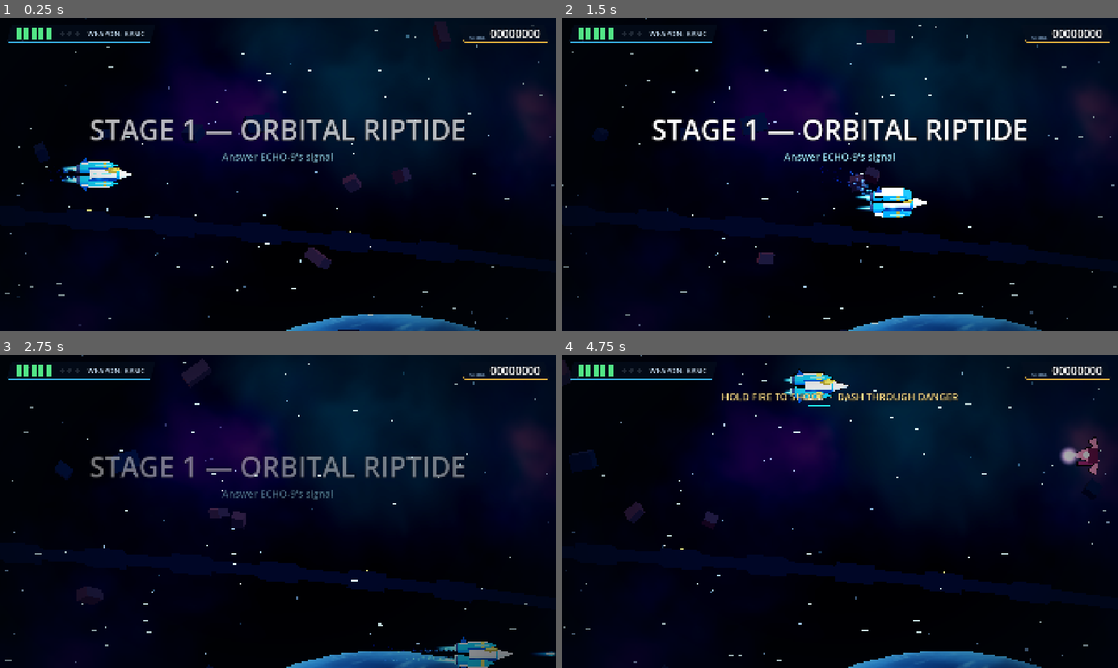
Above: before the commit, frames 1-4 (two rows, left to right).
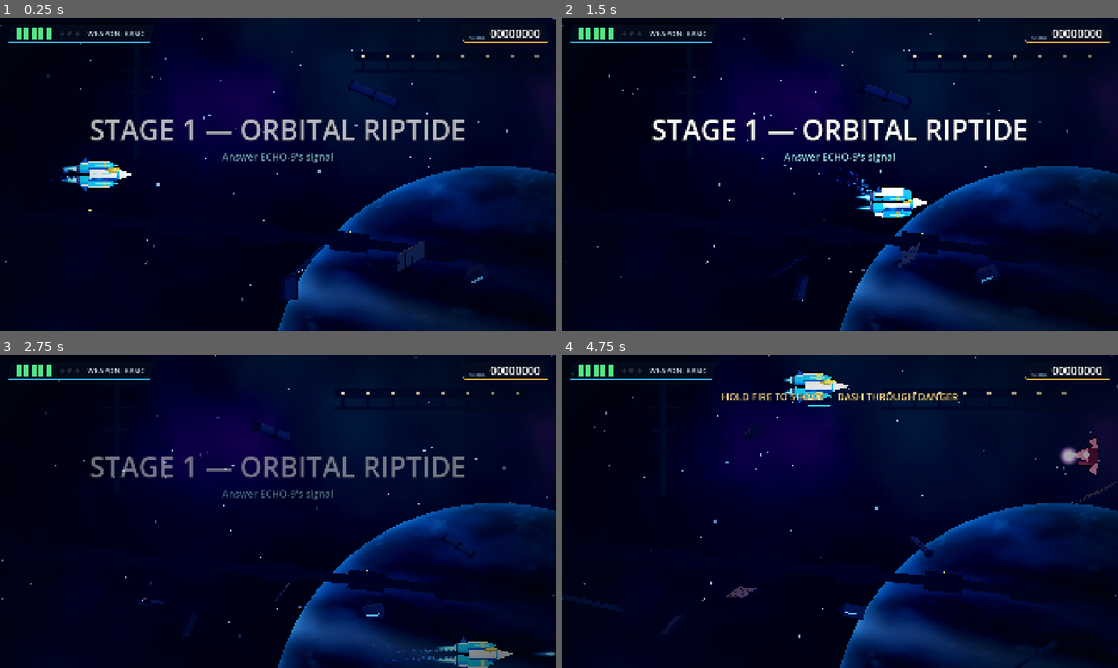
Above: after the commit, the same moments.

Repository: NikolasKorakidis/Mecha-Techa-Soldier
Game: Godot game, scene res://main/main.tscn
Same seed, same stepped clock (60 frames per second), same inputs: the game is played once before the commit and once after it.
Inputs (mouse positions are in pixels of both pictures, inside the frame that each line leads up to):
- Up to frame 1 (0.25 s): no input
- Up to frame 2 (1.5 s): tap Enter at 0.5 s; move the mouse to (962, 158) at 0.52 s; hold D (move_right) 0.53-1.28 s; tap K (dash) at 0.6 s; click (962, 158) at 0.67 s; tap Space (jump) at 0.77 s; move the mouse to (728, 190) at 1.27 s; hold S (move_down) from 1.28 s (still down); tap L (echo) at 1.35 s
- Up to frame 3 (2.75 s): tap Space (jump) at 1.52 s; move the mouse to (333, 442) at 2.02 s; release S (move_down) at 2.03 s; hold D (move_right) from 2.03 s (still down); hold J (fire) from 2.03 s (still down)
- Up to frame 4 (4.75 s): move the mouse to (812, 574) at 2.77 s; release D (move_right) at 2.78 s; release J (fire) at 2.78 s; hold W (move_up) 2.78-3.53 s; tap I (special) at 2.85 s; click (812, 574) at 2.92 s; tap Space (jump) at 3.02, 3.77, 4.52 s; move the mouse to (1006, 558) at 3.52 s; hold A (move_left) from 3.53 s (still down); tap 1 at 3.6 s; move the mouse to (673, 464) at 4.27 s; tap 8 at 4.35 s

The runs differ from the first frame. In frame 1, 16% of the frame differs, in the area x 0-100%, y 0-100%; in frame 2, 16%; in frame 3, 15%; in frame 4, 16%.

Commit message:
Visual pass step 4: five-layer space backdrop and planet anchor
- SpaceBackdrop rebuilt as named parallax layers, each at its own speed:
  distant stars, nebula, orbital structure silhouettes (ring, antenna
  mast, rail gantry, broken station), recognizable midground wreckage
  (panels, truss beams, solar fins, pipes, hull chunks) with slow
  rotation, and rare foreground silhouettes along the top/bottom edges
  plus sparse fast dust
- planet repositioned as a lower-right anchor with terminator, broad
  cloud bands, atmospheric rim and halo; kept dim so gameplay dominates
- authored background moments: solar array pass, orbital support,
  station light chase, distant blasts (visual only)
- toggle_layer() for the visual test room (F1-F5); stage palettes tint
  structures and wreckage; standalone starfield folded into the backdrop

Co-Authored-By: Claude Opus 5.5 <noreply@anthropic.com>
Claude-Session: https://claude.ai/code/session_01PVvv6XH9MFznwUdwK1tWZd

Diff:
--- a/art/shaders/gas_giant.gdshader
+++ b/art/shaders/gas_giant.gdshader
@@ -11,6 +11,9 @@
 uniform vec3 atmosphere : source_color = vec3(0.45, 0.85, 1.0);
 uniform vec3 light_direction = vec3(-0.55, 0.65, 0.55);
 uniform float rotation_speed = 0.004;
+uniform vec3 cloud_color : source_color = vec3(0.7, 0.88, 1.0);
+uniform float cloud_strength = 0.35;
+uniform vec3 night_color : source_color = vec3(0.01, 0.02, 0.06);
 
 varying vec3 object_normal;
 
@@ -27,8 +30,16 @@
 	vec3 col = mix(band_dark, band_mid, bands);
 	col = mix(col, band_light, smoothstep(0.62, 0.95, fbm(vec2(lon * 5.0, lat * 16.0))) * 0.7);
 
+	// Two broad, slowly drifting cloud bands.
+	float cloud_noise = fbm(vec2(lon * 3.0 + TIME * 0.01, lat * 5.0));
+	float bands_mask = smoothstep(0.12, 0.0, abs(lat - 0.28 + cloud_noise * 0.08))
+			+ smoothstep(0.08, 0.0, abs(lat + 0.12 + cloud_noise * 0.06)) * 0.7;
+	col = mix(col, cloud_color, clamp(bands_mask, 0.0, 1.0) * cloud_strength);
+
 	float diffuse = clamp(dot(NORMAL, normalize(light_direction)), 0.0, 1.0);
+	float terminator = smoothstep(0.0, 0.35, diffuse);
 	float fresnel = pow(1.0 - clamp(dot(NORMAL, VIEW), 0.0, 1.0), 3.0);
-	col = col * (0.12 + 0.88 * diffuse) + atmosphere * fresnel * (0.25 + 0.75 * diffuse);
+	col = mix(night_color, col * (0.3 + 0.5 * diffuse), terminator);
+	col += atmosphere * fresnel * (0.12 + 0.5 * diffuse);
 	ALBEDO = col;
 }
--- a/levels/foundry_descent/foundry_descent.tscn
+++ b/levels/foundry_descent/foundry_descent.tscn
@@ -16,12 +16,14 @@
 nebula_violet = Color(0.26, 0.05, 0.12, 1)
 nebula_warm = Color(0.95, 0.45, 0.15, 1)
 nebula_scroll = 0.012
-planet_band_dark = Color(0.3, 0.07, 0.05, 1)
-planet_band_mid = Color(0.72, 0.28, 0.1, 1)
-planet_band_light = Color(1, 0.62, 0.3, 1)
-planet_atmosphere = Color(1, 0.55, 0.25, 1)
-planet_radius = 30.0
-planet_position = Vector3(0, -38.5, -60)
+planet_band_dark = Color(0.18, 0.04, 0.03, 1)
+planet_band_mid = Color(0.45, 0.15, 0.06, 1)
+planet_band_light = Color(0.7, 0.36, 0.14, 1)
+planet_atmosphere = Color(1, 0.5, 0.22, 1)
+structure_color = Color(0.09, 0.03, 0.05, 1)
+planet_radius = 26.0
+planet_position = Vector3(4, -31, -60)
+planet_cloud = Color(1, 0.75, 0.45, 1)
 show_ring = false
 debris_tint = Color(0.16, 0.07, 0.08, 1)
 debris_speed_range = Vector2(4, 9)
--- a/levels/shared/space_backdrop.gd
+++ b/levels/shared/space_backdrop.gd
@@ -1,50 +1,108 @@
 @tool
 class_name SpaceBackdrop
 extends Node3D
-## Orbital Riptide backdrop in parallax layers (far → near):
-## nebula (drifts), gas giant (near-static), Kharon Ring arc (slow), wreckage (fast).
-## Purely visual; nothing here collides or drives gameplay timing.
+## Space environment in five parallax layers (far → near), each scrolling at its own speed:
+##   1 Distant stars   2 Nebula   3 Orbital structures   4 Midground wreckage   5 Foreground
+## plus the planet as the compositional anchor and a few authored background moments.
+## Purely visual: nothing here collides, spawns gameplay, or reads gameplay timing.
 
 const NEBULA_SHADER := preload("res://art/shaders/nebula.gdshader")
 const PLANET_SHADER := preload("res://art/shaders/gas_giant.gdshader")
+const LAYER_NAMES: Array[String] = ["L1_DistantStars", "L2_Nebula", "L3_Structures", "L4_Wreckage", "L5_Foreground"]
+const WRAP_X := 26.0
 
 @export_group("Palette")
-@export var nebula_deep: Color = Color(0.012, 0.035, 0.07)
-@export var nebula_teal: Color = Color(0.03, 0.2, 0.26)
-@export var nebula_violet: Color = Color(0.16, 0.07, 0.26)
-@export var nebula_warm: Color = Color(0.5, 0.22, 0.12)
-@export var nebula_scroll: float = 0.006
-@export var planet_band_dark: Color = Color(0.05, 0.13, 0.36)
-@export var planet_band_mid: Color = Color(0.12, 0.32, 0.66)
-@export var planet_band_light: Color = Color(0.36, 0.64, 0.86)
-@export var planet_atmosphere: Color = Color(0.45, 0.85, 1.0)
-@export var planet_radius: float = 17.0
-@export var planet_position: Vector3 = Vector3(6, -25, -60)
+@export var nebula_deep: Color = Palette.BG_DEEP_NAVY
+@export var nebula_teal: Color = Palette.BG_BLUE.lightened(0.08)
+@export var nebula_violet: Color = Palette.BG_VIOLET
+@export var nebula_warm: Color = Color(0.22, 0.1, 0.2)
+@export var nebula_scroll: float = 0.004
+# Kept dim: the planet anchors the composition but must never outshine gameplay.
+@export var planet_band_dark: Color = Color(0.02, 0.05, 0.15)
+@export var planet_band_mid: Color = Color(0.05, 0.13, 0.32)
+@export var planet_band_light: Color = Color(0.13, 0.28, 0.5)
+@export var planet_atmosphere: Color = Color(0.25, 0.6, 0.9)
+@export var planet_cloud: Color = Color(0.36, 0.5, 0.7)
+@export var planet_radius: float = 13.0
+@export var planet_position: Vector3 = Vector3(12.5, -12.5, -62)
 @export var show_ring: bool = true
-@export var debris_tint: Color = Color("151c2d")
+@export var debris_tint: Color = Color("18203a")
+## Unlit silhouettes of distant structures; tint to the stage's shadow hue.
+@export var structure_color: Color = Color("0d1628")
 
 @export_group("Motion")
-@export var debris_count: int = 10
-@export var debris_speed_range: Vector2 = Vector2(2.5, 6.0)
+@export var debris_count: int = 9
+@export var debris_speed_range: Vector2 = Vector2(2.2, 4.2)
+@export var structure_speed: float = 0.45
+@export var foreground_interval: float = 11.0
 @export var ring_scroll_speed: float = 0.4
-
-var _debris: Array[MeshInstance3D] = []
-var _debris_speeds: PackedFloat32Array = []
-var _debris_spins: PackedVector3Array = []
+## Scripted scenery beats (solar array pass, orbital support, distant blasts, light chase).
+@export var authored_moments: bool = true
+
+var _layers: Array[Node3D] = []
+var _structures: Array[Node3D] = []
+var _wreckage: Array[Node3D] = []
+var _wreck_speeds: PackedFloat32Array = []
+var _wreck_spins: PackedVector3Array = []
+var _foreground: Array[Node3D] = []
 var _ring: Node3D
+var _time: float = 0.0
+var _fg_timer: float = 4.0
+var _fg_index: int = 0
+var _events: Array[Dictionary] = []
+var _chase_lights: Array[StandardMaterial3D] = []
+var _blast_timer: float = 3.0
+var _rng := RandomNumberGenerator.new()
 
 
 func _ready() -> void:
 	ModelKit.clear(self)
-	_debris.clear()
-	_build_nebula()
-	_build_planet()
-	if show_ring:
-		_build_ring()
-	_build_debris()
-
-
-func _build_nebula() -> void:
+	_layers.clear()
+	_structures.clear()
+	_wreckage.clear()
+	_foreground.clear()
+	_chase_lights.clear()
+	_rng.seed = 42
+	for layer_name in LAYER_NAMES:
+		_layers.append(ModelKit.group(self, layer_name))
+	_build_stars(_layers[0])
+	_build_nebula(_layers[1])
+	_build_planet(_layers[1])
+	_build_structures(_layers[2])
+	_build_wreckage(_layers[3])
+	_build_foreground(_layers[4])
+	if authored_moments and not Engine.is_editor_hint():
+		_schedule_moments()
+
+
+## Debug (visual test room): show/hide a layer by index 0..4.
+func toggle_layer(index: int) -> void:
+	if index >= 0 and index < _layers.size():
+		_layers[index].visible = not _layers[index].visible
+
+
+func is_layer_visible(index: int) -> bool:
+	return _layers[index].visible
+
+
+# --- Layer 1: distant stars ---------------------------------------------------------
+
+func _build_stars(layer: Node3D) -> void:
+	var far := Starfield.new()
+	far.star_count = 170
+	far.layer_speeds = PackedFloat32Array([0.25, 0.5, 0.9])
+	far.extents = Vector2(22, 11)
+	far.depth = -70.0
+	far.star_color = Color(0.5, 0.6, 0.8)
+	far.star_size = 0.055
+	far.stretch_by_speed = false
+	far.random_seed = 3
+	layer.add_child(far)
+
+
+# --- Layer 2: nebula + planet -------------------------------------------------------
+
+func _build_nebula(layer: Node3D) -> void:
 	var material := ShaderMaterial.new()
 	material.shader = NEBULA_SHADER
 	material.set_shader_parameter(&"deep_color", nebula_deep)
@@ -52,40 +110,84 @@
 	material.set_shader_parameter(&"violet_color", nebula_violet)
 	material.set_shader_parameter(&"warm_color", nebula_warm)
 	material.set_shader_parameter(&"scroll_speed", nebula_scroll)
-	var nebula := ModelKit.quad(self, Vector2(48, 27), Vector3(0, 0, -80), material)
+	material.set_shader_parameter(&"brightness", 0.9)
+	var nebula := ModelKit.quad(layer, Vector2(52, 30), Vector3(0, 0, -80), material)
 	nebula.name = "Nebula"
 
 
-func _build_planet() -> void:
+func _build_planet(layer: Node3D) -> void:
 	var material := ShaderMaterial.new()
 	material.shader = PLANET_SHADER
 	material.set_shader_parameter(&"band_dark", planet_band_dark)
 	material.set_shader_parameter(&"band_mid", planet_band_mid)
 	material.set_shader_parameter(&"band_light", planet_band_light)
 	material.set_shader_parameter(&"atmosphere", planet_atmosphere)
-	var planet := ModelKit.sphere(self, planet_radius, planet_position, material)
-	planet.name = "GasGiant"
-	planet.rotation_degrees = Vector3(0, 0, -12)
-	(planet.mesh as SphereMesh).radial_segments = 48
-	(planet.mesh as SphereMesh).rings = 24
-
-
-func _build_ring() -> void:
-	# The broken Kharon Ring, far behind the planet and seen almost edge-on: a thin dark
-	# arc with sparse lights. Low contrast on purpose — it is scenery, not terrain.
+	material.set_shader_parameter(&"cloud_color", planet_cloud)
+	material.set_shader_parameter(&"rotation_speed", 0.002)
+	var planet := ModelKit.sphere(layer, planet_radius, planet_position, material)
+	planet.name = "Planet"
+	planet.rotation_degrees = Vector3(0, 0, -14)
+	(planet.mesh as SphereMesh).radial_segments = 64
+	(planet.mesh as SphereMesh).rings = 32
+	# Soft atmospheric halo behind the limb.
+	var halo := ModelKit.quad(layer, Vector2.ONE * planet_radius * 2.5, planet_position + Vector3(0, 0, -1.0),
+			ModelKit.glow(planet_atmosphere, ArtStyle.GLOW_SUBTLE * 0.35))
+	halo.name = "PlanetHalo"
+
+
+# --- Layer 3: orbital structures (dark silhouettes) ---------------------------------
+
+func _silhouette(color: Color = Color(0, 0, 0, 0)) -> StandardMaterial3D:
+	if color.a == 0.0:
+		color = structure_color
+	var m := StandardMaterial3D.new()
+	m.shading_mode = BaseMaterial3D.SHADING_MODE_UNSHADED
+	m.albedo_color = color
+	return m
+
+
+func _build_structures(layer: Node3D) -> void:
+	if show_ring:
+		_build_ring(layer)
+	var dark := _silhouette()
+	var lights := ModelKit.emissive(Color("ff9f4a"), 1.1)
+	# Antenna mast.
+	var mast := ModelKit.group(layer, "AntennaMast", Vector3(-8, 4.5, -45))
+	ModelKit.box(mast, Vector3(0.35, 7.0, 0.3), Vector3.ZERO, dark)
+	for i in 4:
+		ModelKit.box(mast, Vector3(2.2 - i * 0.4, 0.14, 0.3), Vector3(0, 2.8 - i * 1.3, 0), dark)
+	ModelKit.box(mast, Vector3(0.2, 0.2, 0.2), Vector3(0, 3.6, 0.2), lights)
+	_structures.append(mast)
+	# Rail gantry with a lit window strip (also the station-light chase).
+	var rail := ModelKit.group(layer, "RailGantry", Vector3(10, 6.8, -45))
+	ModelKit.box(rail, Vector3(11.0, 0.5, 0.4), Vector3.ZERO, dark)
+	ModelKit.box(rail, Vector3(11.0, 0.18, 0.4), Vector3(0, -0.9, 0), dark)
+	for i in 8:
+		ModelKit.box(rail, Vector3(0.18, 1.0, 0.4), Vector3(-5.0 + i * 1.43, -0.45, 0), dark)
+		var lamp_mat := ModelKit.emissive(Color("ffd08a"), 0.3)
+		_chase_lights.append(lamp_mat)
+		ModelKit.box(rail, Vector3(0.22, 0.22, 0.2), Vector3(-5.0 + i * 1.43, 0.0, 0.3), lamp_mat)
+	_structures.append(rail)
+	# Broken station section.
+	var section := ModelKit.group(layer, "StationSection", Vector3(22, -3.5, -45))
+	ModelKit.box(section, Vector3(4.5, 2.4, 1.0), Vector3.ZERO, dark, Vector3(0, 0, 8))
+	ModelKit.prism(section, Vector3(2.0, 1.5, 1.0), Vector3(2.8, 0.6, 0), dark, Vector3(0, 0, -70))
+	ModelKit.box(section, Vector3(3.0, 0.16, 0.3), Vector3(-0.4, 0.3, 0.55), ModelKit.emissive(Color("6fb8ff"), 0.6))
+	_structures.append(section)
+
+
+func _build_ring(layer: Node3D) -> void:
+	# The broken Kharon Ring, far behind everything and seen almost edge-on.
 	_ring = Node3D.new()
 	_ring.name = "KharonRing"
 	_ring.position = Vector3(4, -13, -75)
 	_ring.rotation_degrees = Vector3(-9, 0, -6)
-	add_child(_ring)
-	# Unlit silhouette so scene lights never pull it forward.
-	var hull := StandardMaterial3D.new()
-	hull.shading_mode = BaseMaterial3D.SHADING_MODE_UNSHADED
-	hull.albedo_color = Color("0e1526")
-	var lights := ModelKit.emissive(Color("ff9f4a"), 1.2)
+	layer.add_child(_ring)
+	var hull := _silhouette(Color("0b1324"))
+	var lights := ModelKit.emissive(Color("ff9f4a"), 1.0)
 	var torus := TorusMesh.new()
 	torus.inner_radius = 58.0
-	torus.outer_radius = 58.7
+	torus.outer_radius = 58.6
 	torus.rings = 160
 	torus.ring_segments = 6
 	var ring_mesh := MeshInstance3D.new()
@@ -94,37 +196,196 @@
 	_ring.add_child(ring_mesh)
 	for i in 72:
 		if i % 11 == 5:
-			continue  # Broken sections.
+			continue
 		var angle := TAU * float(i) / 72.0
-		var pos := Vector3(cos(angle) * 58.35, 0.0, sin(angle) * 58.35)
+		var pos := Vector3(cos(angle) * 58.3, 0.0, sin(angle) * 58.3)
 		var block := ModelKit.box(_ring, Vector3(1.4, 0.9, 2.2), pos, hull, Vector3(0, -rad_to_deg(angle), 0))
 		if i % 3 == 0:
 			ModelKit.box(block, Vector3(0.18, 0.18, 0.18), Vector3(0, 0.5, 0), lights)
 
 
-func _build_debris() -> void:
-	var rng := RandomNumberGenerator.new()
-	rng.seed = 21
-	var dark := ModelKit.toon(debris_tint, 0.7, 0.7, 0.3)
-	var rust := ModelKit.toon(Color("2a2330"), 0.7, 0.7, 0.3)
+# --- Layer 4: midground wreckage (recognizable pieces) ------------------------------
+
+func _build_wreckage(layer: Node3D) -> void:
+	var hull := ModelKit.toon(debris_tint, 0.55, 0.7, 0.3)
+	var hull_dark := ModelKit.toon(debris_tint.darkened(0.3), 0.5, 0.7, 0.3)
+	var panel_glass := ModelKit.toon(debris_tint.lightened(0.12), 0.7, 0.2, 0.6)
+	var builders: Array[Callable] = [_wreck_panel, _wreck_beam, _wreck_solar_fin, _wreck_pipe, _wreck_chunk]
 	for i in debris_count:
-		var size := Vector3(rng.randf_range(0.4, 1.6), rng.randf_range(0.3, 1.0), rng.randf_range(0.3, 1.0))
-		var pos := Vector3(rng.randf_range(-20, 20), rng.randf_range(-10, 10), rng.randf_range(-14, -8))
-		var chunk := ModelKit.box(self, size, pos, dark if i % 3 else rust,
-				Vector3(rng.randf_range(0, 360), rng.randf_range(0, 360), rng.randf_range(0, 360)))
-		_debris.append(chunk)
-		_debris_speeds.append(rng.randf_range(debris_speed_range.x, debris_speed_range.y))
-		_debris_spins.append(Vector3(rng.randf_range(-40, 40), rng.randf_range(-40, 40), rng.randf_range(-40, 40)))
-
+		var piece := ModelKit.group(layer, "Wreck%d" % i)
+		builders[i % builders.size()].call(piece, hull, hull_dark, panel_glass)
+		piece.position = Vector3(_rng.randf_range(-WRAP_X, WRAP_X), _rng.randf_range(-8.5, 8.5), _rng.randf_range(-15, -9))
+		piece.rotation_degrees = Vector3(_rng.randf_range(0, 360), _rng.randf_range(0, 360), _rng.randf_range(0, 360))
+		piece.scale = Vector3.ONE * _rng.randf_range(0.7, 1.4)
+		_wreckage.append(piece)
+		_wreck_speeds.append(_rng.randf_range(debris_speed_range.x, debris_speed_range.y))
+		_wreck_spins.append(Vector3(_rng.randf_range(-18, 18), _rng.randf_range(-18, 18), _rng.randf_range(-25, 25)))
+
+
+func _wreck_panel(p: Node3D, hull: Material, dark: Material, _glass: Material) -> void:
+	ModelKit.box(p, Vector3(1.6, 1.1, 0.12), Vector3.ZERO, hull)
+	for x: float in [-0.8, 0.8]:
+		ModelKit.box(p, Vector3(0.1, 1.2, 0.2), Vector3(x, 0, 0), dark)
+	ModelKit.box(p, Vector3(1.7, 0.1, 0.2), Vector3(0, 0.55, 0), dark)
+
+
+func _wreck_beam(p: Node3D, hull: Material, dark: Material, _glass: Material) -> void:
+	ModelKit.box(p, Vector3(3.2, 0.14, 0.14), Vector3(0, 0.3, 0), hull)
+	ModelKit.box(p, Vector3(3.2, 0.14, 0.14), Vector3(0, -0.3, 0), hull)
+	for i in 5:
+		ModelKit.box(p, Vector3(0.1, 0.75, 0.1), Vector3(-1.4 + i * 0.7, 0, 0), dark, Vector3(0, 0, 35.0 if i % 2 else -35.0))
+
+
+func _wreck_solar_fin(p: Node3D, _hull: Material, dark: Material, glass: Material) -> void:
+	ModelKit.box(p, Vector3(2.4, 1.0, 0.06), Vector3.ZERO, glass)
+	for i in 3:
+		ModelKit.box(p, Vector3(0.05, 1.02, 0.08), Vector3(-0.6 + i * 0.6, 0, 0), dark)
+	ModelKit.box(p, Vector3(0.9, 0.12, 0.12), Vector3(-1.6, 0, 0), dark)
+
+
+func _wreck_pipe(p: Node3D, hull: Material, dark: Material, _glass: Material) -> void:
+	ModelKit.hex_x(p, 0.22, 2.4, Vector3.ZERO, hull, 8)
+	for x: float in [-1.2, 0.0, 1.2]:
+		ModelKit.hex_x(p, 0.3, 0.14, Vector3(x, 0, 0), dark, 8)
+
+
+func _wreck_chunk(p: Node3D, hull: Material, dark: Material, _glass: Material) -> void:
+	ModelKit.box(p, Vector3(1.2, 0.9, 0.8), Vector3.ZERO, hull)
+	ModelKit.prism(p, Vector3(0.8, 0.6, 0.8), Vector3(0.9, 0.1, 0), dark, Vector3(0, 0, -70))
+	ModelKit.box(p, Vector3(0.9, 0.12, 0.05), Vector3(0, 0.2, 0.42), ModelKit.emissive(Color("6fb8ff"), 0.4))
+
+
+# --- Layer 5: foreground silhouettes ------------------------------------------------
+
+func _build_foreground(layer: Node3D) -> void:
+	var dark := _silhouette(Color("03060f"))
+	# Two large shapes that sweep along the top or bottom edge, one at a time.
+	var girder := ModelKit.group(layer, "ForeGirder")
+	ModelKit.box(girder, Vector3(9.0, 1.4, 0.6), Vector3.ZERO, dark)
+	for i in 6:
+		ModelKit.box(girder, Vector3(0.3, 2.2, 0.6), Vector3(-3.8 + i * 1.5, 0.6, 0), dark, Vector3(0, 0, 30.0 if i % 2 else -30.0))
+	var hulk := ModelKit.group(layer, "ForeHulk")
+	ModelKit.box(hulk, Vector3(6.0, 2.6, 1.0), Vector3.ZERO, dark, Vector3(0, 0, -6))
+	ModelKit.prism(hulk, Vector3(3.0, 2.0, 1.0), Vector3(-4.0, 0.3, 0), dark, Vector3(0, 0, 80))
+	for fg in [girder, hulk]:
+		fg.position = Vector3(99, 0, 8)
+		fg.visible = false
+		_foreground.append(fg)
+	# Sparse fast dust for speed.
+	var dust := Starfield.new()
+	dust.star_count = 14
+	dust.layer_speeds = PackedFloat32Array([16.0, 22.0])
+	dust.extents = Vector2(22, 10)
+	dust.depth = 6.0
+	dust.star_color = Color(0.32, 0.42, 0.58)
+	dust.star_size = 0.05
+	dust.random_seed = 11
+	layer.add_child(dust)
+
+
+# --- Authored moments -----------------------------------------------------------------
+
+func _schedule_moments() -> void:
+	_events = [
+		{"t": 14.0, "kind": "solar_array"},
+		{"t": 32.0, "kind": "light_chase"},
+		{"t": 46.0, "kind": "orbital_support"},
+		{"t": 70.0, "kind": "solar_array"},
+	]
+
+
+func _run_moment(kind: String) -> void:
+	match kind:
+		"solar_array":
+			# A big broken solar array drifts past in the midground.
+			var array := ModelKit.group(_layers[3], "SolarArrayPass", Vector3(30, 5.5, -12))
+			var glass := ModelKit.toon(debris_tint.lightened(0.12), 0.8, 0.2, 0.6)
+			var frame := ModelKit.toon(debris_tint.darkened(0.2), 0.5)
+			for i in 5:
+				ModelKit.box(array, Vector3(1.8, 3.2, 0.08), Vector3(i * 2.0 - 4.0, 0, 0), glass, Vector3(0, 0, -8.0 if i == 3 else 0.0))
+			ModelKit.box(array, Vector3(10.5, 0.2, 0.2), Vector3(0, -1.7, 0.05), frame)
+			array.rotation_degrees = Vector3(18, 0, -10)
+			_moving_prop(array, 3.2, 70.0)
+		"orbital_support":
+			# A tall support column in front of the play plane — narrow and quick.
+			var support := ModelKit.group(_layers[4], "OrbitalSupport", Vector3(28, 0, 7))
+			var mat := _silhouette(Color("03060f"))
+			ModelKit.box(support, Vector3(1.1, 26.0, 0.6), Vector3.ZERO, mat)
+			for y in range(-10, 11, 4):
+				ModelKit.box(support, Vector3(1.8, 0.3, 0.6), Vector3(0, y, 0), mat)
+			_moving_prop(support, 26.0, 60.0)
+		"light_chase":
+			_chase_lights_on(true)
+
+
+func _moving_prop(node: Node3D, speed: float, distance: float) -> void:
+	var tween := create_tween()
+	tween.tween_property(node, "position:x", node.position.x - distance, distance / speed)
+	tween.tween_callback(node.queue_free)
+
+
+func _chase_lights_on(enabled: bool) -> void:
+	for mat in _chase_lights:
+		mat.emission_energy_multiplier = 0.3
+	if not enabled:
+		return
+	var tween := create_tween().set_loops(4)
+	for mat in _chase_lights:
+		tween.tween_property(mat, "emission_energy_multiplier", 2.4, 0.08)
+		tween.tween_property(mat, "emission_energy_multiplier", 0.3, 0.12)
+
+
+func _distant_blast() -> void:
+	var at := Vector3(_rng.randf_range(-16, 16), _rng.randf_range(2, 8), -52)
+	var flash := ModelKit.quad(_layers[2], Vector2.ONE * _rng.randf_range(1.2, 2.2), at,
+			ModelKit.glow(Color(1.0, 0.62, 0.25), 0.7 * ArtStyle.flash_scale()))
+	var tween := create_tween().set_parallel()
+	tween.tween_property(flash, "scale", Vector3.ONE * 1.8, 0.5)
+	tween.tween_property(flash.material_override, "shader_parameter/energy", 0.0, 0.6)
+	tween.chain().tween_callback(flash.queue_free)
+
+
+# --- Motion -----------------------------------------------------------------------------
 
 func _process(delta: float) -> void:
 	if Engine.is_editor_hint():
 		return
+	_time += delta
 	if _ring:
 		_ring.rotate_object_local(Vector3.UP, deg_to_rad(ring_scroll_speed) * delta)
-	for i in _debris.size():
-		var chunk := _debris[i]
-		chunk.position.x -= _debris_speeds[i] * delta
-		chunk.rotation_degrees += _debris_spins[i] * delta
-		if chunk.position.x < -22.0:
-			chunk.position.x += 44.0
+	for s in _structures:
+		s.position.x -= structure_speed * delta
+		if s.position.x < -WRAP_X - 6.0:
+			s.position.x += WRAP_X * 2.0 + 12.0
+	for i in _wreckage.size():
+		var piece := _wreckage[i]
+		piece.position.x -= _wreck_speeds[i] * delta
+		piece.rotation_degrees += _wreck_spins[i] * delta
+		if piece.position.x < -WRAP_X:
+			piece.position.x += WRAP_X * 2.0
+	_update_foreground(delta)
+	if authored_moments:
+		while not _events.is_empty() and _time >= float(_events[0]["t"]):
+			_run_moment(_events.pop_front()["kind"])
+		_blast_timer -= delta
+		if _blast_timer <= 0.0:
+			_blast_timer = _rng.randf_range(6.0, 11.0)
+			_distant_blast()
+
+
+func _update_foreground(delta: float) -> void:
+	for fg in _foreground:
+		if fg.visible:
+			fg.position.x -= 15.0 * delta
+			if fg.position.x < -WRAP_X - 6.0:
+				fg.visible = false
+	_fg_timer -= delta
+	if _fg_timer > 0.0:
+		return
+	_fg_timer = foreground_interval
+	var fg := _foreground[_fg_index % _foreground.size()]
+	_fg_index += 1
+	# Only along the very top or bottom edge so gameplay stays readable.
+	var top := _fg_index % 2 == 0
+	fg.position = Vector3(WRAP_X + 6.0, 10.2 if top else -10.2, 8)
+	fg.visible = true
--- a/levels/shared/starfield.gd
+++ b/levels/shared/starfield.gd
@@ -8,6 +8,10 @@
 @export var extents: Vector2 = Vector2(20.0, 10.0)
 @export var depth: float = -12.0
 @export var star_color: Color = Color(0.75, 0.95, 1.0)
+@export var star_size: float = 0.08
+## Faster layers stretch horizontally to read as nearer / motion-streaked.
+@export var stretch_by_speed: bool = true
+@export var random_seed: int = 7
 
 var _positions: PackedVector2Array = []
 var _layers: PackedInt32Array = []
@@ -15,7 +19,7 @@
 
 func _ready() -> void:
 	var quad := QuadMesh.new()
-	quad.size = Vector2(0.08, 0.08)
+	quad.size = Vector2(star_size, star_size)
 	var material := StandardMaterial3D.new()
 	material.shading_mode = BaseMaterial3D.SHADING_MODE_UNSHADED
 	material.albedo_color = star_color
@@ -28,7 +32,7 @@
 
 	# Fixed seed keeps the background identical between runs.
 	var rng := RandomNumberGenerator.new()
-	rng.seed = 7
+	rng.seed = random_seed
 	_positions.resize(star_count)
 	_layers.resize(star_count)
 	for i in star_count:
@@ -50,6 +54,6 @@
 func _update_transforms() -> void:
 	for i in star_count:
 		# Faster layers read as nearer: stretch them horizontally.
-		var stretch := 1.0 + float(_layers[i]) * 1.5
+		var stretch := 1.0 + float(_layers[i]) * 1.5 if stretch_by_speed else 1.0
 		var basis := Basis.from_scale(Vector3(stretch, 1.0, 1.0))
 		multimesh.set_instance_transform(i, Transform3D(basis, Vector3(_positions[i].x, _positions[i].y, depth)))
--- a/levels/test_rooms/graybox_room.tscn
+++ b/levels/test_rooms/graybox_room.tscn
@@ -1,7 +1,6 @@
-[gd_scene load_steps=9 format=3]
+[gd_scene load_steps=8 format=3]
 
 [ext_resource type="Script" path="res://core/gameplay_camera.gd" id="1_cam"]
-[ext_resource type="Script" path="res://levels/shared/starfield.gd" id="2_stars"]
 [ext_resource type="Script" path="res://levels/shared/space_backdrop.gd" id="3_backdrop"]
 [ext_resource type="Script" path="res://levels/test_rooms/test_room.gd" id="4_room"]
 [ext_resource type="PackedScene" path="res://player/ship/ship_player.tscn" id="5_ship"]
@@ -37,11 +36,6 @@
 [node name="SpaceBackdrop" type="Node3D" parent="."]
 script = ExtResource("3_backdrop")
 
-[node name="Starfield" type="MultiMeshInstance3D" parent="."]
-script = ExtResource("2_stars")
-star_count = 90
-layer_speeds = PackedFloat32Array(3, 8, 14)
-
 [node name="Title" type="Label3D" parent="."]
 transform = Transform3D(1, 0, 0, 0, 1, 0, 0, 0, 1, -12.5, -8.3, -2)
 modulate = Color(1, 1, 1, 0.45)
